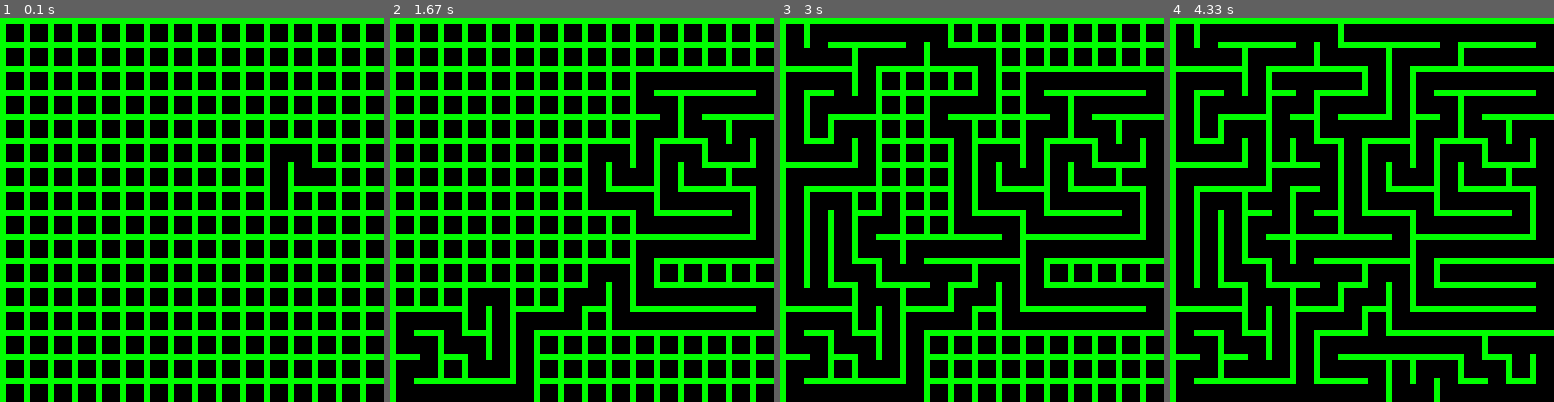
Above: before the commit, frames 1-4 (left to right).
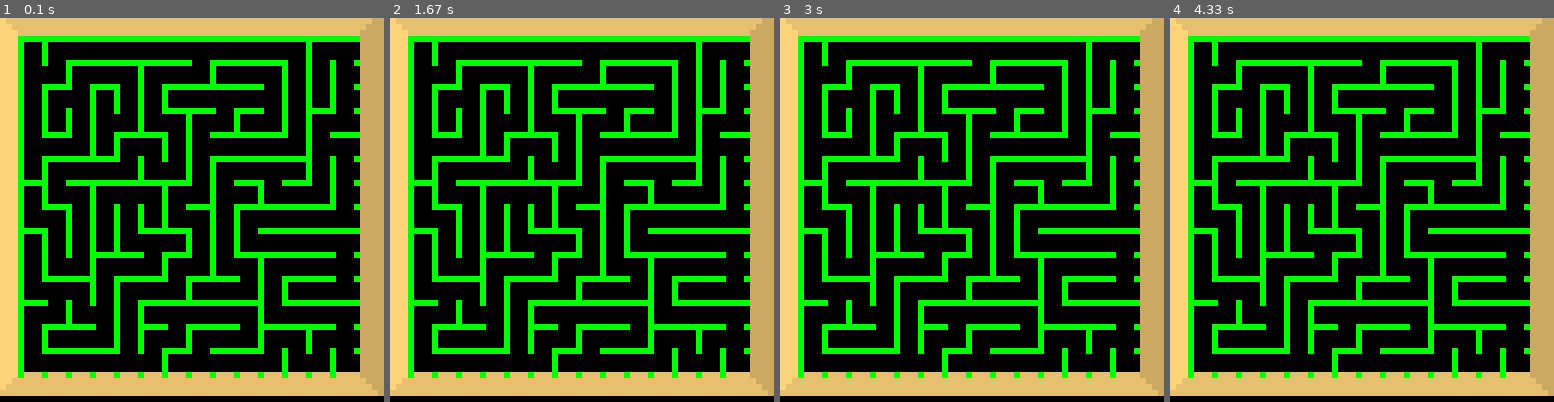
Above: after the commit, the same moments.

Repository: avivbeeri/GameJam
Game: pygame game, started from runme.py
Two runs of this game, one before a commit and one after it. Both use one fixed random seed, a clock stepped at 60 frames per second and the inputs below. The source is Python 2; it was converted automatically to run under Python 3.
Inputs:
- Up to frame 1 (0.1 s): no input
- Up to frame 2 (1.67 s): no input
- Up to frame 3 (3 s): no input
- Up to frame 4 (4.33 s): no input

The runs differ from the first frame. In frame 1, 64% of the frame differs, in the area x 0-100%, y 0-100%; in frame 2, 61%; in frame 3, 58%; in frame 4, 55%.

Commit message:
Frame added, but some artifact on the bottom. Not sure what's causing it.

Diff:
--- a/maze.py
+++ b/maze.py
@@ -8,7 +8,7 @@
 		self.mLayer = mazeLayer
 		self.mLayer.fill((0,0,0,0))
 		self.cellSize = 4
-		self.screenSize = 64
+		self.screenSize = 56
 		if (self.screenSize/float(self.cellSize)) != (self.screenSize/self.cellSize):
 			raise ArithmeticError("Screen size must be a multiple of cell size!")
 
@@ -29,15 +29,13 @@
 		if self.state == "idle":
 			pass
 		elif self.state == "create":
-			#while VisitedCells < TotalCells
 			if self.visitedCells >= self.totalCells:
 				self.currentCell = 0
 				self.cellStack = []
 				self.state = "idle"
 				return
 
-			moved = False
-			while moved == False:
+			while self.visitedCells < self.totalCells:
 				x = self.currentCell % (self.screenSize/self.cellSize)
 				y = self.currentCell / (self.screenSize/self.cellSize)
 
@@ -81,11 +79,10 @@
 					self.currentCell = nidx
 					#add 1 to VisitedCells
 					self.visitedCells = self.visitedCells + 1
-					moved = True
 
 				else:
 				#Make the most recent cell the current cell.
 					self.currentCell = self.cellStack.pop()
 
 	def draw(self, screen):
-		screen.blit(self.mLayer, (0,0))
+		screen.blit(self.mLayer, (3,3))
--- a/runme.py
+++ b/runme.py
@@ -14,7 +14,9 @@
 	background = pygame.Surface(screen.get_size())
 	background = background.convert()
 	background.fill((0,0,0))
-	#Make a black background for the game.
+	mazeFrame = pygame.image.load("assets/puzzleframe.png")
+	mazeFrame.convert_alpha()
+	#Make a black background for the game, and load the frame.
 
 	mazeLayer = pygame.Surface(screen.get_size())
 	mazeLayer = mazeLayer.convert_alpha() # give it some alpha values
@@ -40,6 +42,7 @@
 
 		newmaze.update()
 		screen.blit(background, (0,0))
+		screen.blit(mazeFrame, (0,-1))
 		newmaze.draw(screen)
 		pygame.display.flip()
 
